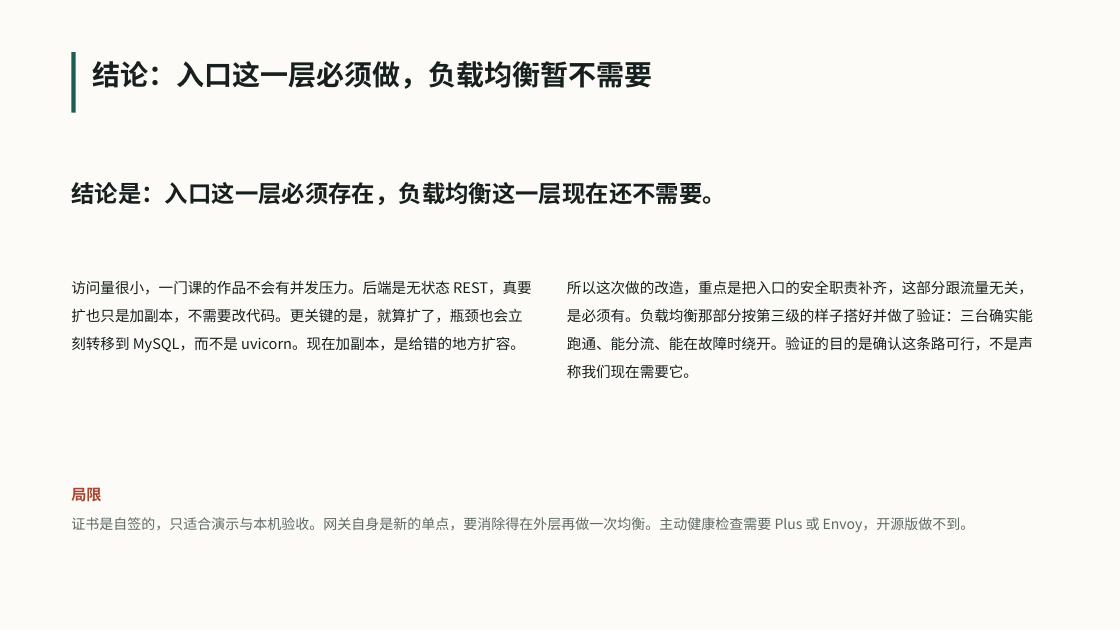
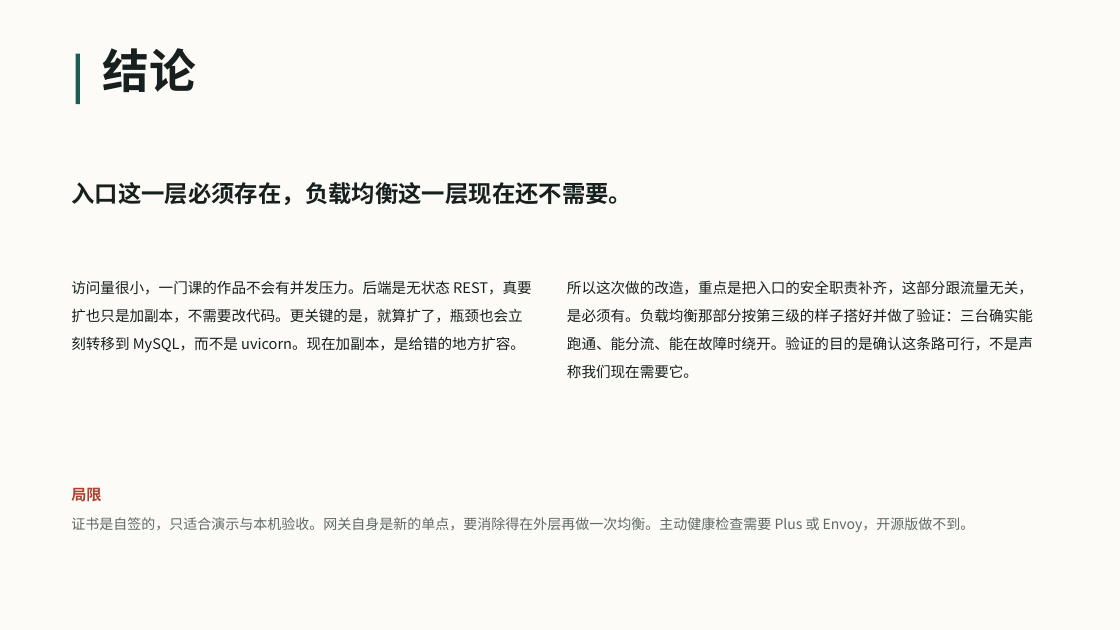
Before and after one commit to VesselPaper/symbiont, a slide deck: slide 18 of share/技术分享-应用代理与负载均衡.pptx. Drawn at 1120x630 pixels with LibreOffice and Linux fonts; fonts in the diff are those of the drawing. Boxes give left, top, right and bottom in pixels: in the first picture for what was removed or moved away, otherwise in the second. Text is boxed around its words. In the diff, an @@ line names an element or a change of style, - is before the commit and + after.

```diff
--- a/share/技术分享-应用代理与负载均衡.pptx
+++ b/share/技术分享-应用代理与负载均衡.pptx
@@ rectangle resized from (x1=71, y1=52, x2=76, y2=113) to (x1=76, y1=54, x2=80, y2=104) @@
@@ text at (x1=102, y1=48, x2=195, y2=92): text changed; size 24 to 40 pt @@
-结论：入口这一层必须做，负载均衡暂不需要
+结论
@@ text at (x1=71, y1=182, x2=632, y2=205): text changed @@
-结论是：入口这一层必须存在，负载均衡这一层现在还不需要。
+入口这一层必须存在，负载均衡这一层现在还不需要。
```
Also in this commit, not shown: 17 other slides changed, 1 slide added, 1 slide removed, 2 other files.
